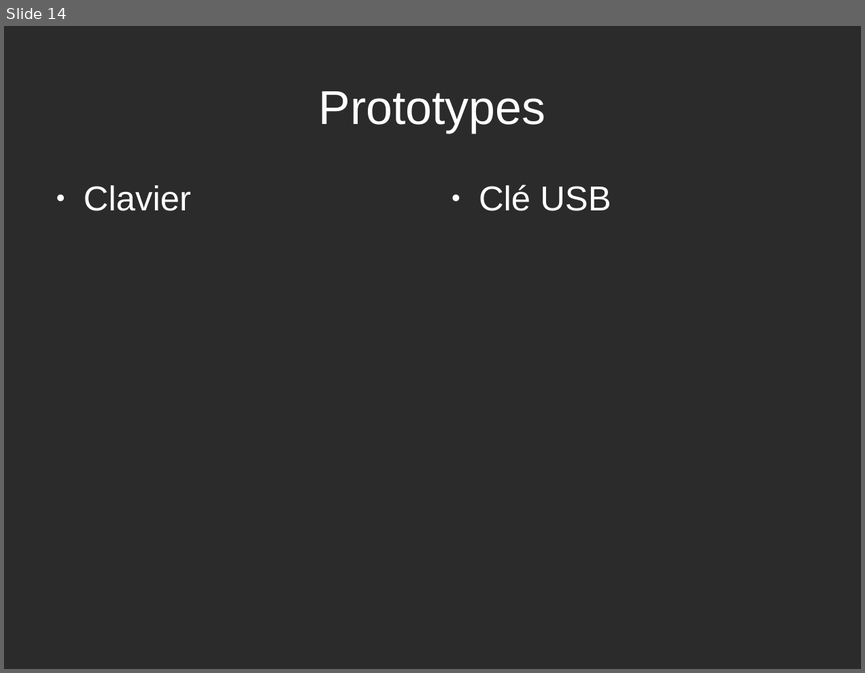
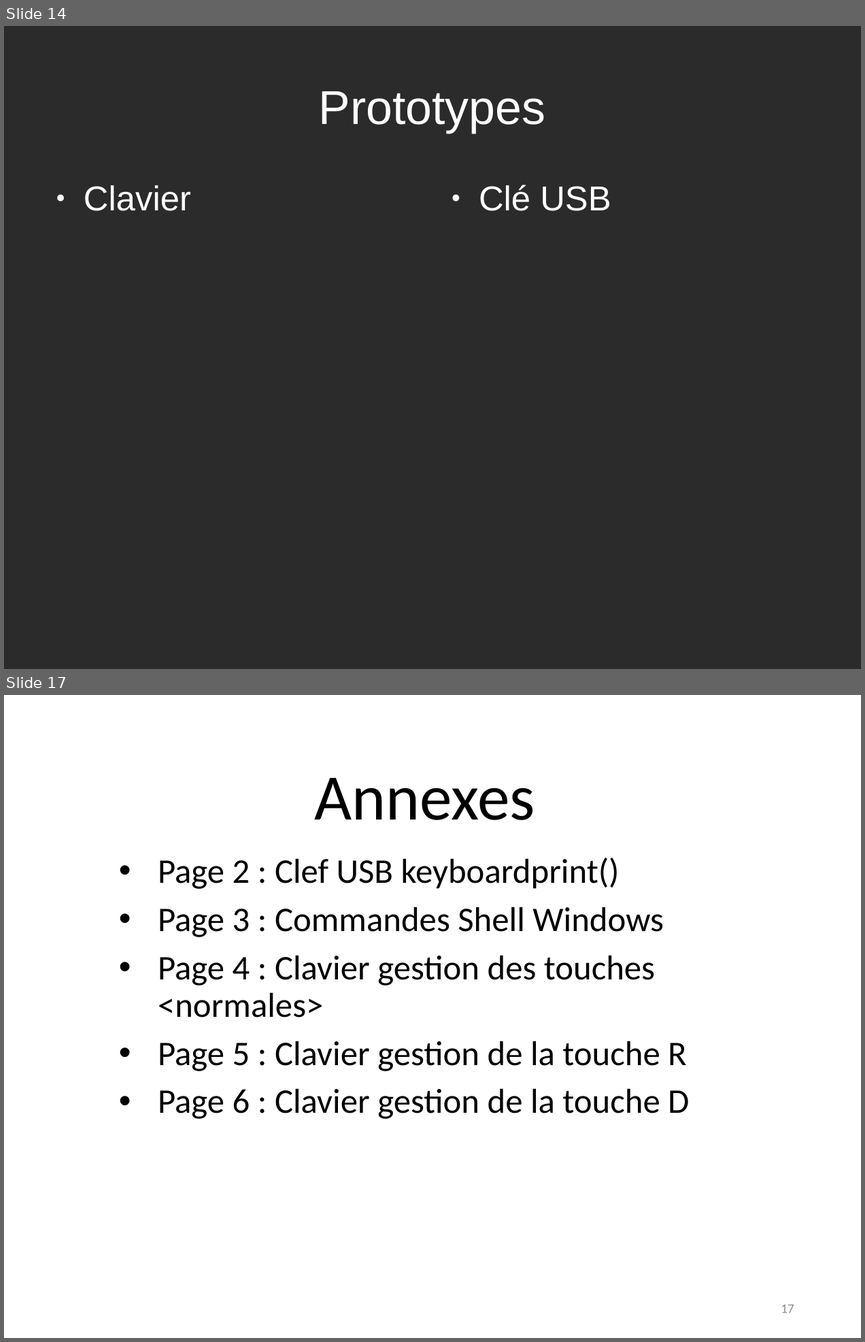
Before and after one commit to rguillomon/IMA3-4_Project, a slide deck: P12(périphUSB).odp. Shown one above the other, each under a label of ours: slide 14 before the commit, slides 14 and 17 after it; the slides between them are not shown. The pictures are 865x673 and 865x1342 pixels, drawn with LibreOffice and Linux fonts; fonts in the diff are those of the drawing; background and template pictures are left out; a plain dark background stands for a picture behind light text. Boxes give left, top, right and bottom in pixels: in the first picture for what was removed or moved away, otherwise in the second. Text is boxed around its words. In the diff, an @@ line names an element or a change of style, - is before the commit and + after.

Commit message:
commit : ajout annexes en cours + images LUFA & USB

```diff
--- a/P12(périphUSB).odp
+++ b/P12(périphUSB).odp
@@ slide 17 added at [4, 695, 861, 1338], background #FFFFFF @@
@@ title added at [315, 778, 535, 820], 60 pt, text #000000 @@
+Annexes
@@ subtitle added at [158, 858, 689, 1119], 32 pt, text #000000 @@
+• Page 2 : Clef USB keyboardprint()
+• Page 3 : Commandes Shell Windows
+• Page 4 : Clavier gestion des touches <normales>
+• Page 5 : Clavier gestion de la touche R
+• Page 6 : Clavier gestion de la touche D
@@ page number added at [781, 1304, 793, 1312], 12 pt, text #8B8B8B @@
+17
```
Also in this commit, not shown: 4 slides changed, 7 other slides added, 16 other files.
